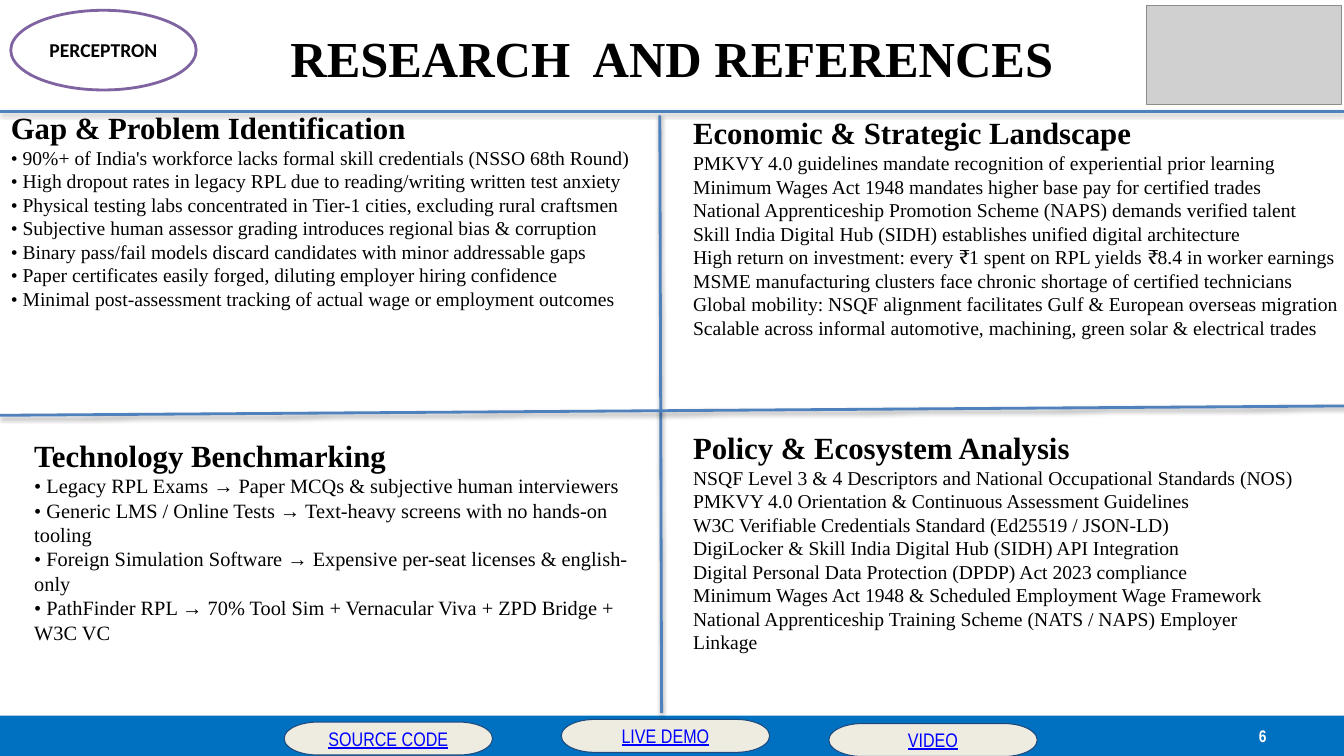
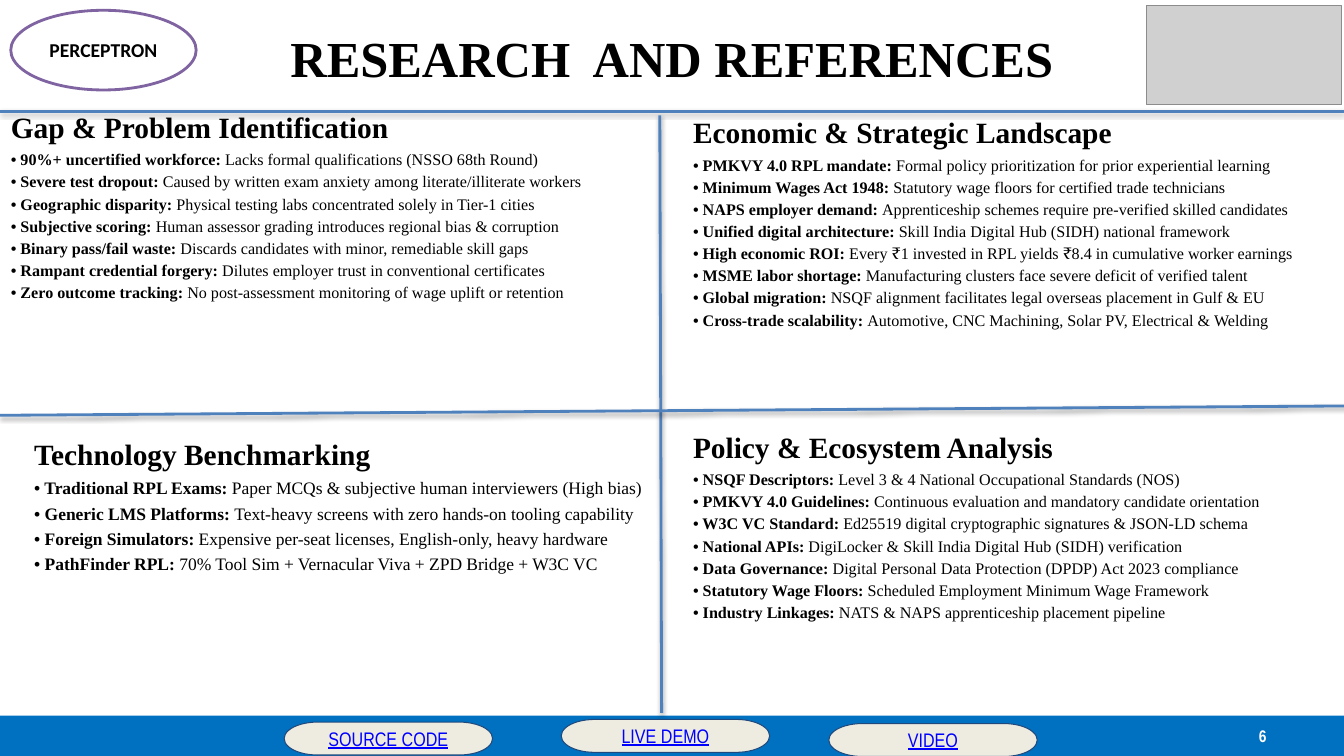
Before and after one commit to SabarishR08/SIH26242-AI-Skill-Assessment-RPL, a slide deck: slide 6 of SIH26242-PERCEPTRON-RPL-AI.pptx. Drawn at 1344x756 pixels with LibreOffice and Linux fonts; fonts in the diff are those of the drawing; grey boxes stand for pictures. Boxes give left, top, right and bottom in pixels: in the first picture for what was removed or moved away, otherwise in the second. Text is boxed around its words. In the diff, an @@ line names an element or a change of style, - is before the commit and + after.

Commit message:
feat(deck): complete overhaul with high-res diagram assets and SIH master template formatting

```diff
--- a/SIH26242-PERCEPTRON-RPL-AI.pptx
+++ b/SIH26242-PERCEPTRON-RPL-AI.pptx
@@ text at [11, 117, 388, 144]: size 22 to 21 pt in "Gap & Problem Identification"; more space between paragraphs @@
@@ text at [693, 122, 1112, 149]: size 22 to 21 pt in "Economic & Strategic Landscape"; more space between paragraphs @@
@@ text at [20, 153, 581, 302]: text changed; size 14 to 11.5 pt @@
-• 90%+ of India's workforce lacks formal skill credentials (NSSO 68th Round)
-• High dropout rates in legacy RPL due to reading/writing written test anxiety
-• Physical testing labs concentrated in Tier-1 cities, excluding rural craftsmen
-• Subjective human assessor grading introduces regional bias & corruption
-• Binary pass/fail models discard candidates with minor addressable gaps
-• Paper certificates easily forged, diluting employer hiring confidence
-• Minimal post-assessment tracking of actual wage or employment outcomes
+• 90%+ uncertified workforce: Lacks formal qualifications (NSSO 68th Round)
+• Severe test dropout: Caused by written exam anxiety among literate/illiterate workers
+• Geographic disparity: Physical testing labs concentrated solely in Tier-1 cities
+• Subjective scoring: Human assessor grading introduces regional bias & corruption
+• Binary pass/fail waste: Discards candidates with minor, remediable skill gaps
+• Rampant credential forgery: Dilutes employer trust in conventional certificates
+• Zero outcome tracking: No post-assessment monitoring of wage uplift or retention
@@ text at [703, 159, 1293, 330]: text changed; size 14 to 11.5 pt @@
-PMKVY 4.0 guidelines mandate recognition of experiential prior learning
-Minimum Wages Act 1948 mandates higher base pay for certified trades
-National Apprenticeship Promotion Scheme (NAPS) demands verified talent
-Skill India Digital Hub (SIDH) establishes unified digital architecture
-High return on investment: every ₹1 spent on RPL yields ₹8.4 in worker earnings
-MSME manufacturing clusters face chronic shortage of certified technicians
-Global mobility: NSQF alignment facilitates Gulf & European overseas migration
-Scalable across informal automotive, machining, green solar & electrical trades
+• PMKVY 4.0 RPL mandate: Formal policy prioritization for prior experiential learning
+• Minimum Wages Act 1948: Statutory wage floors for certified trade technicians
+• NAPS employer demand: Apprenticeship schemes require pre-verified skilled candidates
+• Unified digital architecture: Skill India Digital Hub (SIDH) national framework
+• High economic ROI: Every ₹1 invested in RPL yields ₹8.4 in cumulative worker earnings
+• MSME labor shortage: Manufacturing clusters face severe deficit of verified talent
+• Global migration: NSQF alignment facilitates legal overseas placement in Gulf & EU
+• Cross-trade scalability: Automotive, CNC Machining, Solar PV, Electrical & Welding
@@ text at [34, 444, 370, 472]: size 22 to 21 pt in "Technology Benchmarking"; more space between paragraphs @@
@@ text at [693, 437, 1053, 464]: size 22 to 21 pt in "Policy & Ecosystem Analysis"; more space between paragraphs @@
@@ text at [702, 473, 1260, 622]: text changed; size 14 to 11.5 pt @@
-NSQF Level 3 & 4 Descriptors and National Occupational Standards (NOS)
-PMKVY 4.0 Orientation & Continuous Assessment Guidelines
-W3C Verifiable Credentials Standard (Ed25519 / JSON-LD)
-DigiLocker & Skill India Digital Hub (SIDH) API Integration
-Digital Personal Data Protection (DPDP) Act 2023 compliance
-Minimum Wages Act 1948 & Scheduled Employment Wage Framework
-National Apprenticeship Training Scheme (NATS / NAPS) Employer Linkage
+• NSQF Descriptors: Level 3 & 4 National Occupational Standards (NOS)
+• PMKVY 4.0 Guidelines: Continuous evaluation and mandatory candidate orientation
+• W3C VC Standard: Ed25519 digital cryptographic signatures & JSON-LD schema
+• National APIs: DigiLocker & Skill India Digital Hub (SIDH) verification
+• Data Governance: Digital Personal Data Protection (DPDP) Act 2023 compliance
+• Statutory Wage Floors: Scheduled Employment Minimum Wage Framework
+• Industry Linkages: NATS & NAPS apprenticeship placement pipeline
@@ text at [44, 482, 642, 574]: text changed; size 14.5 to 12.5 pt @@
-• Legacy RPL Exams → Paper MCQs & subjective human interviewers
-• Generic LMS / Online Tests → Text-heavy screens with no hands-on tooling
-• Foreign Simulation Software → Expensive per-seat licenses & english-only
-• PathFinder RPL → 70% Tool Sim + Vernacular Viva + ZPD Bridge + W3C VC
+• Traditional RPL Exams: Paper MCQs & subjective human interviewers (High bias)
+• Generic LMS Platforms: Text-heavy screens with zero hands-on tooling capability
+• Foreign Simulators: Expensive per-seat licenses, English-only, heavy hardware
+• PathFinder RPL: 70% Tool Sim + Vernacular Viva + ZPD Bridge + W3C VC
```
Also in this commit, not shown: 5 other slides changed, 4 other files.
